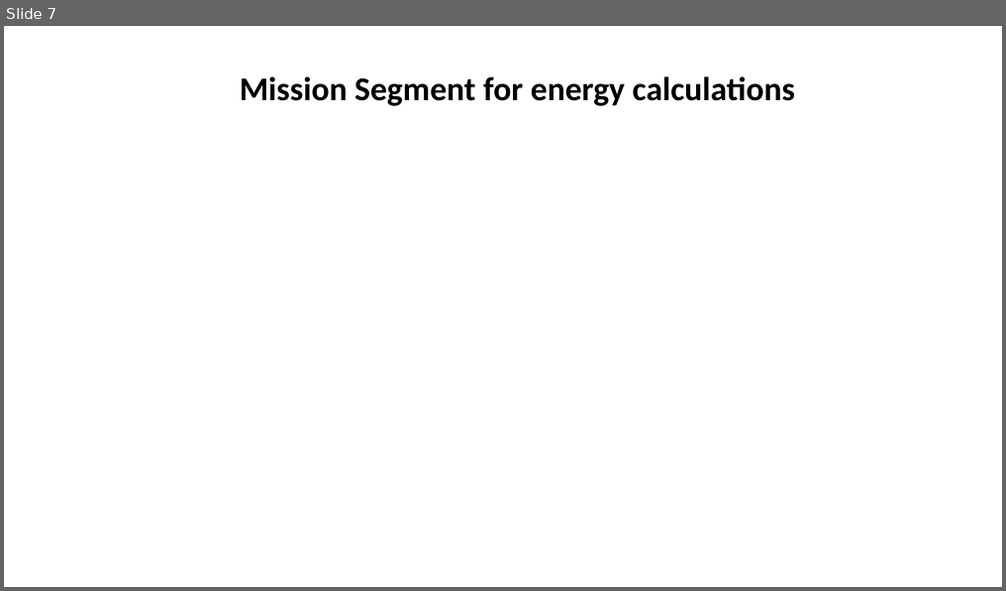
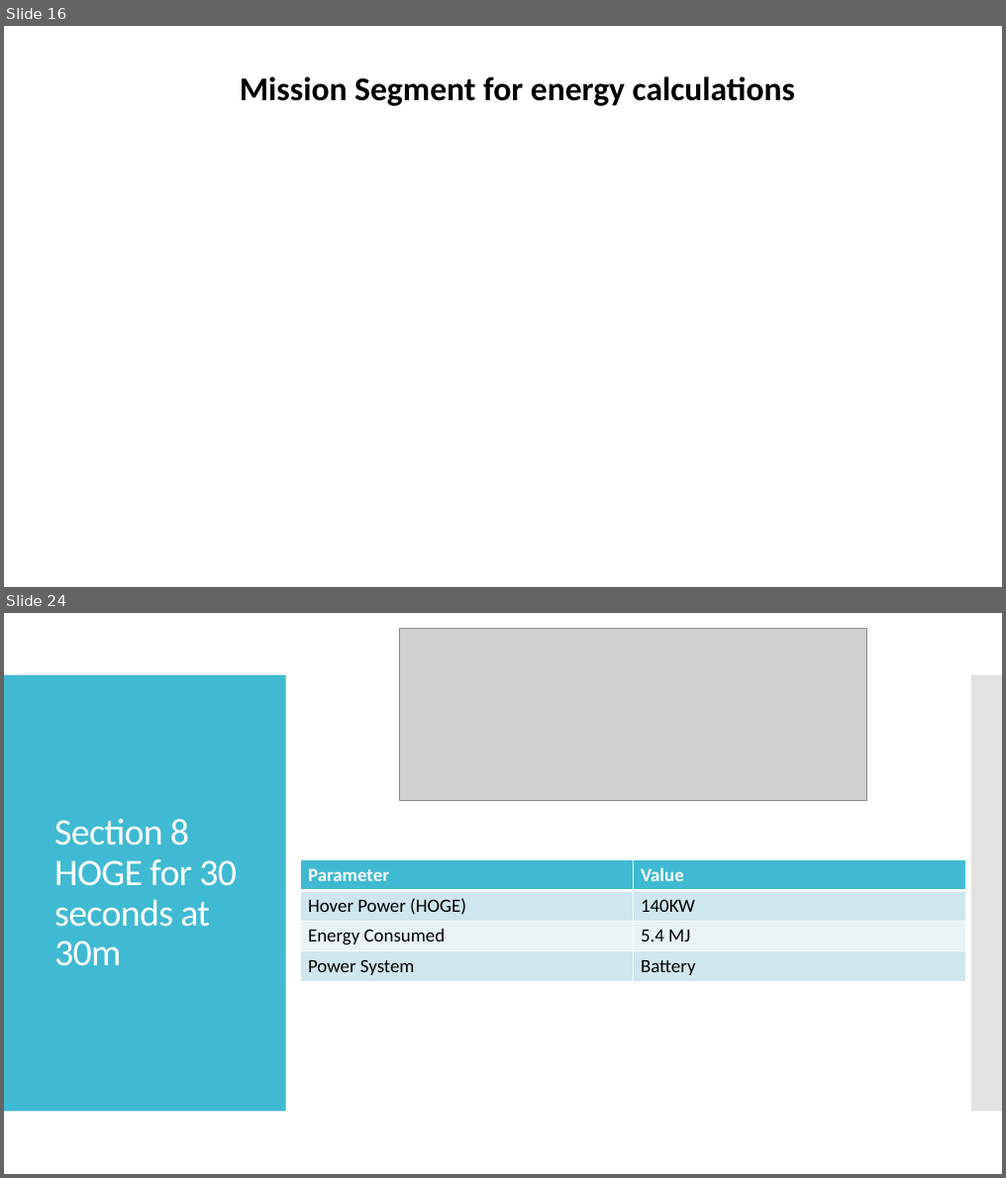
Before and after one commit to s-ritwik/VFS_IIT_KANPUR, a slide deck: BEMT_results/VFS performance validation.pptx. Shown one above the other, each under a label of ours: slide 7 before the commit, slides 16 and 24 after it; the slides between them are not shown. The pictures are 1006x591 and 1006x1178 pixels, drawn with LibreOffice and Linux fonts; fonts in the diff are those of the drawing; grey boxes stand for pictures; background and template pictures are left out. Boxes give left, top, right and bottom in pixels: in the first picture for what was removed or moved away, otherwise in the second. Text is boxed around its words. In the diff, an @@ line names an element or a change of style, - is before the commit and + after.

```diff
--- a/BEMT_results/VFS performance validation.pptx
+++ b/BEMT_results/VFS performance validation.pptx
@@ slide 24 added at (4,613,1002,1174), background #FFFFFF @@
@@ picture added at (399,629,867,800) @@
@@ rectangle added at (4,675,286,1112), fill #40BAD2 @@
@@ rectangle added at (971,675,1002,1112), fill #C8C8C8 at 50% opacity @@
@@ title added at (54,819,237,966), 36 pt, text #FFFFFF @@
+Section 8
+HOGE for 30 seconds at 30m
@@ table added at (300,861,965,980), 4 rows, 2 columns @@
+Parameter | Value
+Hover Power (HOGE) | 140KW
+Energy Consumed | 5.4 MJ
+Power System | Battery
@@ what was slide 7 is now slide 16 @@
```
Also in this commit, not shown: 3 slides changed, 19 other slides added, 4 slides removed, 3 other files.
